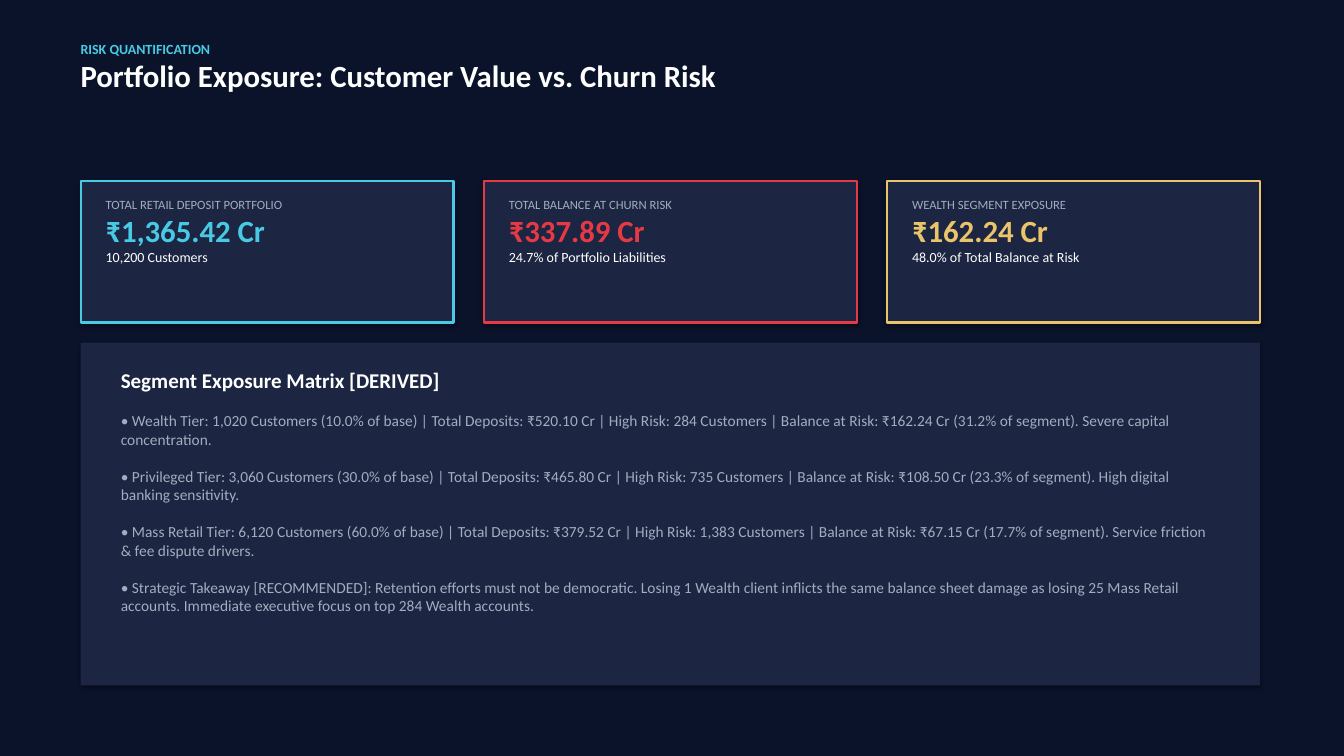
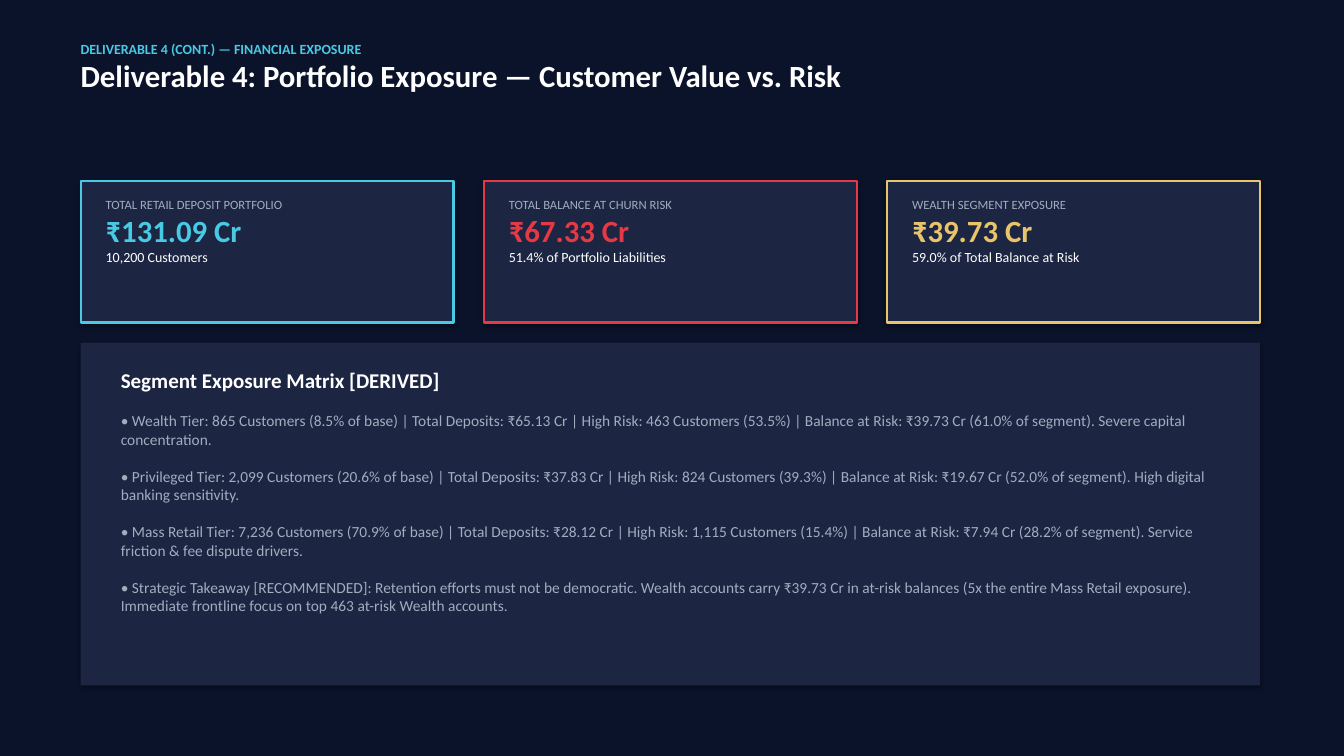
Before and after one commit to Harshul14/Wells-Fargo, a slide deck: slide 8 of output/Apex_Retail_Bank_Executive_Deck.pptx (slide 5 before the commit). Drawn at 1344x756 pixels with LibreOffice and Linux fonts; fonts in the diff are those of the drawing. Boxes give left, top, right and bottom in pixels: in the first picture for what was removed or moved away, otherwise in the second. Text is boxed around its words. In the diff, an @@ line names an element or a change of style, - is before the commit and + after.

Commit message:
fix: reconcile final deliverables and presentation deck to ground-truth figures
- Synchronize PowerPoint decks (14 slides) to verified deposit liabilities (₹131.09 Cr) and churn balance at risk (₹67.33 Cr / 51.37%)
- Update segment at-risk distribution (Wealth: ₹39.73 Cr, Privileged: ₹19.67 Cr, Mass Retail: ₹7.94 Cr)
- Reconcile frontline archetypes (A-F) and top 5 branch hubs (BR004, BR001, BR023, BR014, BR012)
- Update auditor.py and checklist_builder.py to reflect exact ground truth and regenerate audit workbooks
- Synchronize narrative figures across docs (06, 07, 09, 10, FINAL_README, powerbi/README)

```diff
--- a/output/Apex_Retail_Bank_Executive_Deck.pptx
+++ b/output/Apex_Retail_Bank_Executive_Deck.pptx
@@ text at <box>81,44,841,92</box>: text changed @@
-RISK QUANTIFICATION
-Portfolio Exposure: Customer Value vs. Churn Risk
+DELIVERABLE 4 (CONT.) — FINANCIAL EXPOSURE
+Deliverable 4: Portfolio Exposure — Customer Value vs. Risk
@@ text at <box>106,222,241,242</box>: text changed @@
-₹1,365.42 Cr
+₹131.09 Cr
@@ text at <box>509,221,666,262</box>: text changed @@
-₹337.89 Cr
-24.7% of Portfolio Liabilities
+₹67.33 Cr
+51.4% of Portfolio Liabilities
@@ text at <box>912,222,1080,262</box>: text changed @@
-₹162.24 Cr
-48.0% of Total Balance at Risk
+₹39.73 Cr
+59.0% of Total Balance at Risk
@@ text at <box>121,415,1204,614</box>: text changed @@
-• Wealth Tier: 1,020 Customers (10.0% of base) | Total Deposits: ₹520.10 Cr | High Risk: 284 Customers | Balance at Risk: ₹162.24 Cr (31.2% of segment). Severe capital concentration.
-• Privileged Tier: 3,060 Customers (30.0% of base) | Total Deposits: ₹465.80 Cr | High Risk: 735 Customers | Balance at Risk: ₹108.50 Cr (23.3% of segment). High digital banking sensitivity.
-• Mass Retail Tier: 6,120 Customers (60.0% of base) | Total Deposits: ₹379.52 Cr | High Risk: 1,383 Customers | Balance at Risk: ₹67.15 Cr (17.7% of segment). Service friction & fee dispute drivers.
-• Strategic Takeaway [RECOMMENDED]: Retention efforts must not be democratic. Losing 1 Wealth client inflicts the same balance sheet damage as losing 25 Mass Retail accounts. Immediate executive focus on top 284 Wealth accounts.
+• Wealth Tier: 865 Customers (8.5% of base) | Total Deposits: ₹65.13 Cr | High Risk: 463 Customers (53.5%) | Balance at Risk: ₹39.73 Cr (61.0% of segment). Severe capital concentration.
+• Privileged Tier: 2,099 Customers (20.6% of base) | Total Deposits: ₹37.83 Cr | High Risk: 824 Customers (39.3%) | Balance at Risk: ₹19.67 Cr (52.0% of segment). High digital banking sensitivity.
+• Mass Retail Tier: 7,236 Customers (70.9% of base) | Total Deposits: ₹28.12 Cr | High Risk: 1,115 Customers (15.4%) | Balance at Risk: ₹7.94 Cr (28.2% of segment). Service friction & fee dispute drivers.
+• Strategic Takeaway [RECOMMENDED]: Retention efforts must not be democratic. Wealth accounts carry ₹39.73 Cr in at-risk balances (5x the entire Mass Retail exposure). Immediate frontline focus on top 463 at-risk Wealth accounts.
```
Also in this commit, not shown: 9 other slides changed, 4 slides added, 2 slides removed, 15 other files.
